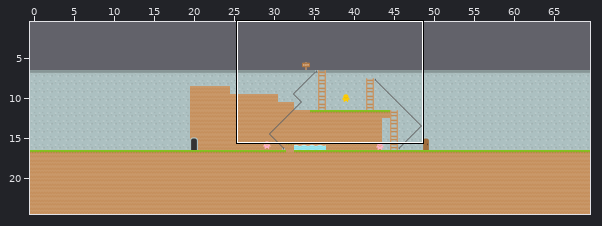
Tiled map: assets/maps/training.tmx. The picture above shows the old version from afar; the outline marks the close-up.
Close-up. Before:
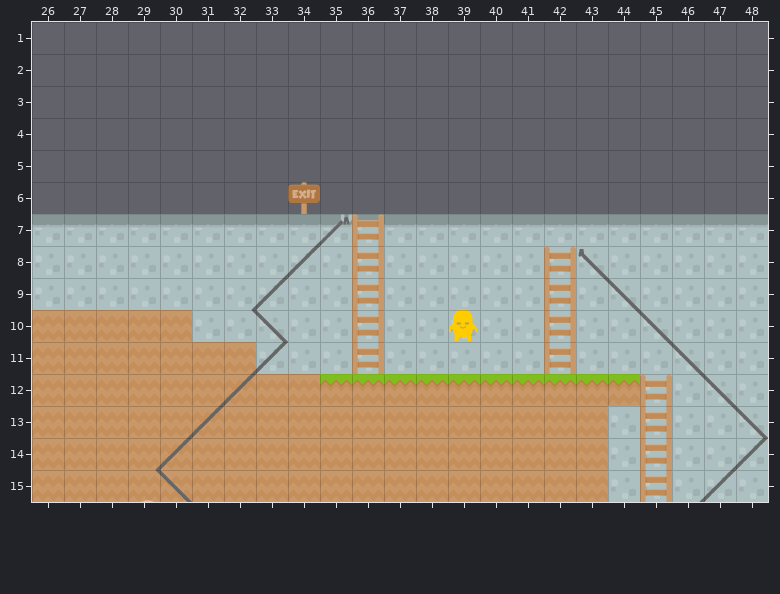
Cells are 70x70 px. Shown: x 26..48, y 1..15.
After:
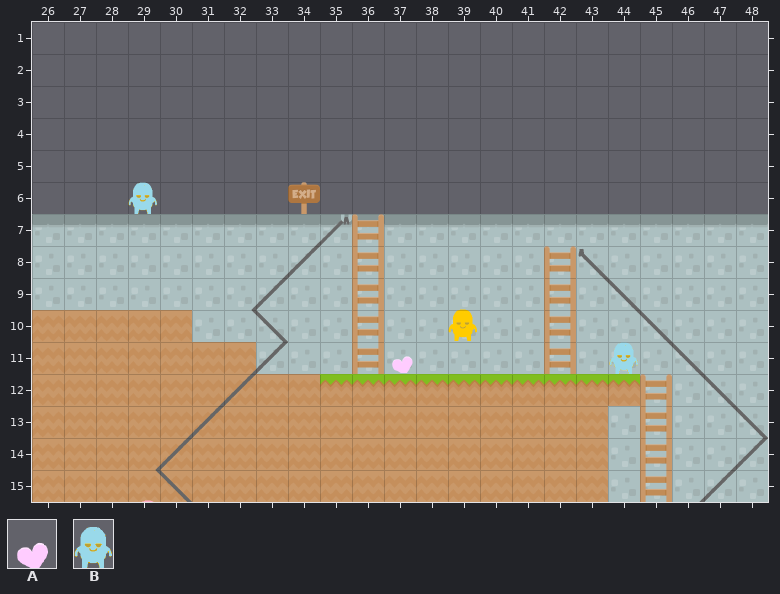
Key: from "Candy expansion": A 71 "heart"; from "Character": B 25 "hostage".
Objects are placed by their top-left corner, in cells (3,4 is the top-left corner of cell 3,4); size is 1x1 cell unless given.
Edits made:
--- layer "Characters"
+B "Hostage2" at 29,5.8 size 0.9x1.2
+B "Hostage1" at 44,10.8 size 0.9x1.2
--- layer "Components/Items" (added)
+A "Heart" at 37.1,11
